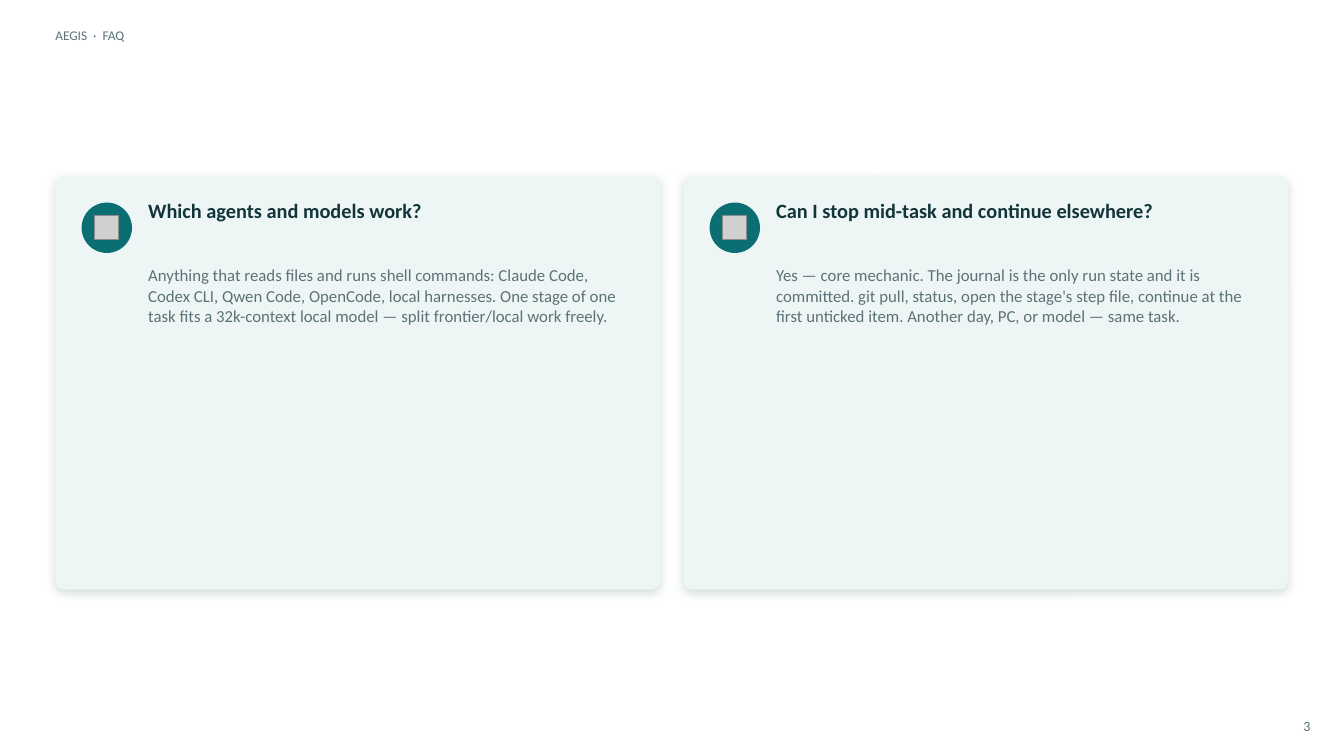
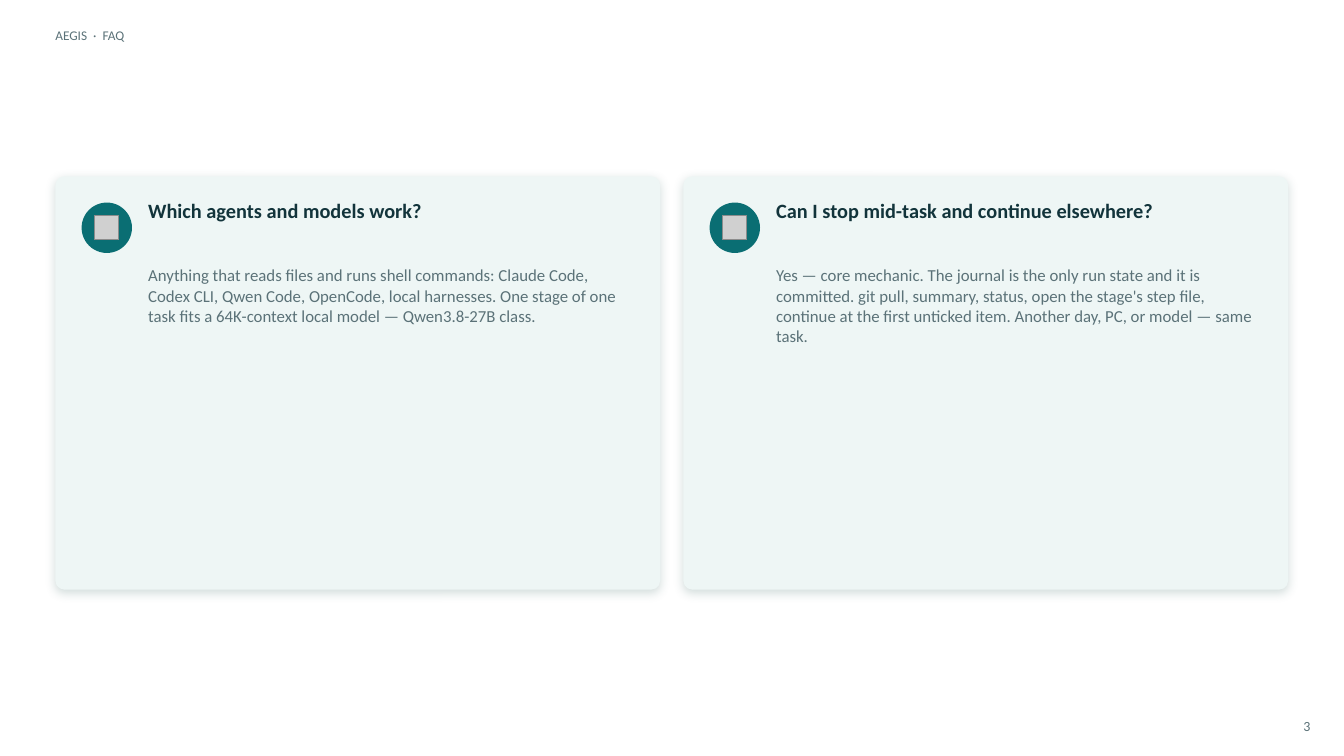
Before and after one commit to DDP-Engineering/Agentic_Engineering_Governance_Integrity_System, a slide deck: slide 3 of 06_SoftwareDocu/07_FAQ.pptx. Drawn at 1344x756 pixels with LibreOffice and Linux fonts; fonts in the diff are those of the drawing; grey boxes stand for pictures. Boxes give left, top, right and bottom in pixels: in the first picture for what was removed or moved away, otherwise in the second. Text is boxed around its words. In the diff, an @@ line names an element or a change of style, - is before the commit and + after.

Commit message:
feat(aegis): add compact stage summaries

```diff
--- a/06_SoftwareDocu/07_FAQ.pptx
+++ b/06_SoftwareDocu/07_FAQ.pptx
@@ text at (148,269,616,324): text changed @@
-Anything that reads files and runs shell commands: Claude Code, Codex CLI, Qwen Code, OpenCode, local harnesses. One stage of one task fits a 32k-context local model — split frontier/local work freely.
+Anything that reads files and runs shell commands: Claude Code, Codex CLI, Qwen Code, OpenCode, local harnesses. One stage of one task fits a 64K-context local model — Qwen3.8-27B class.
@@ text at (776,269,1251,342): text changed @@
-Yes — core mechanic. The journal is the only run state and it is committed. git pull, status, open the stage's step file, continue at the first unticked item. Another day, PC, or model — same task.
+Yes — core mechanic. The journal is the only run state and it is committed. git pull, summary, status, open the stage's step file, continue at the first unticked item. Another day, PC, or model — same task.
```
Also in this commit, not shown: 2 other slides changed, 59 other files.
